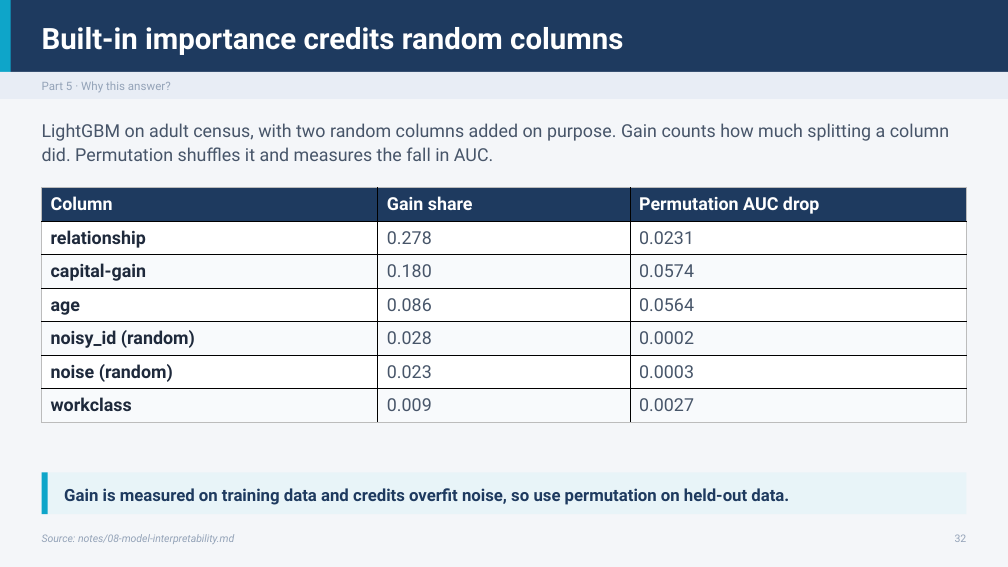
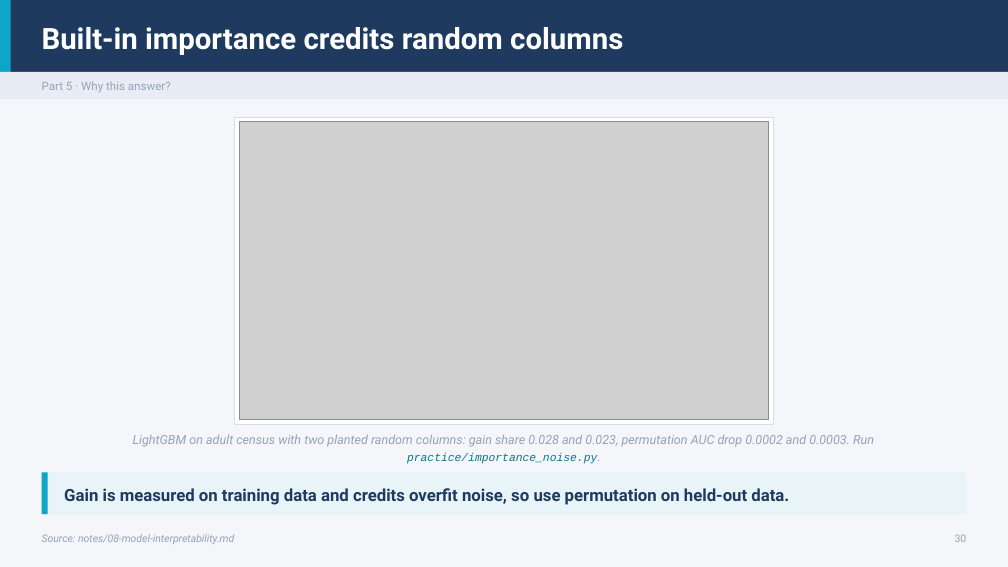
Before and after one commit to ramseywise/learn-ai-engineering, a slide deck: slide 30 of data-science/01-classical-ml/slides/classical-ml.pptx (slide 32 before the commit). Drawn at 1008x567 pixels with LibreOffice and Linux fonts; fonts in the diff are those of the drawing; grey boxes stand for pictures. Boxes give left, top, right and bottom in pixels: in the first picture for what was removed or moved away, otherwise in the second. Text is boxed around its words. In the diff, an @@ line names an element or a change of style, - is before the commit and + after.

```diff
--- a/data-science/01-classical-ml/slides/classical-ml.pptx
+++ b/data-science/01-classical-ml/slides/classical-ml.pptx
@@ rectangle added at bbox=[234, 117, 773, 424], fill #FFFFFF, outline #D5DEEA 0.75 pt @@
@@ text removed at bbox=[42, 123, 949, 161] @@
-LightGBM on adult census, with two random columns added on purpose. Gain counts how much splitting a column did. Permutation shuffles it and measures the fall in AUC.
@@ picture added at bbox=[239, 122, 768, 420] @@
@@ table removed at bbox=[42, 188, 967, 422], 7 rows, 3 columns @@
-Column | Gain share | Permutation AUC drop
-relationship | 0.278 | 0.0231
-capital-gain | 0.180 | 0.0574
-age | 0.086 | 0.0564
-noisy_id (random) | 0.028 | 0.0002
-noise (random) | 0.023 | 0.0003
-workclass | 0.009 | 0.0027
@@ text added at bbox=[133, 434, 874, 464], 12 pt, text #94A3B8, italic @@
+LightGBM on adult census with two planted random columns: gain share 0.028 and 0.023, permutation AUC drop 0.0002 and 0.0003. Run practice/importance_noise.py.
@@ text at bbox=[955, 534, 967, 542]: text changed @@
-32
+30
```
Also in this commit, not shown: 45 other slides changed, 3 slides added, 3 slides removed, 30 other files.
